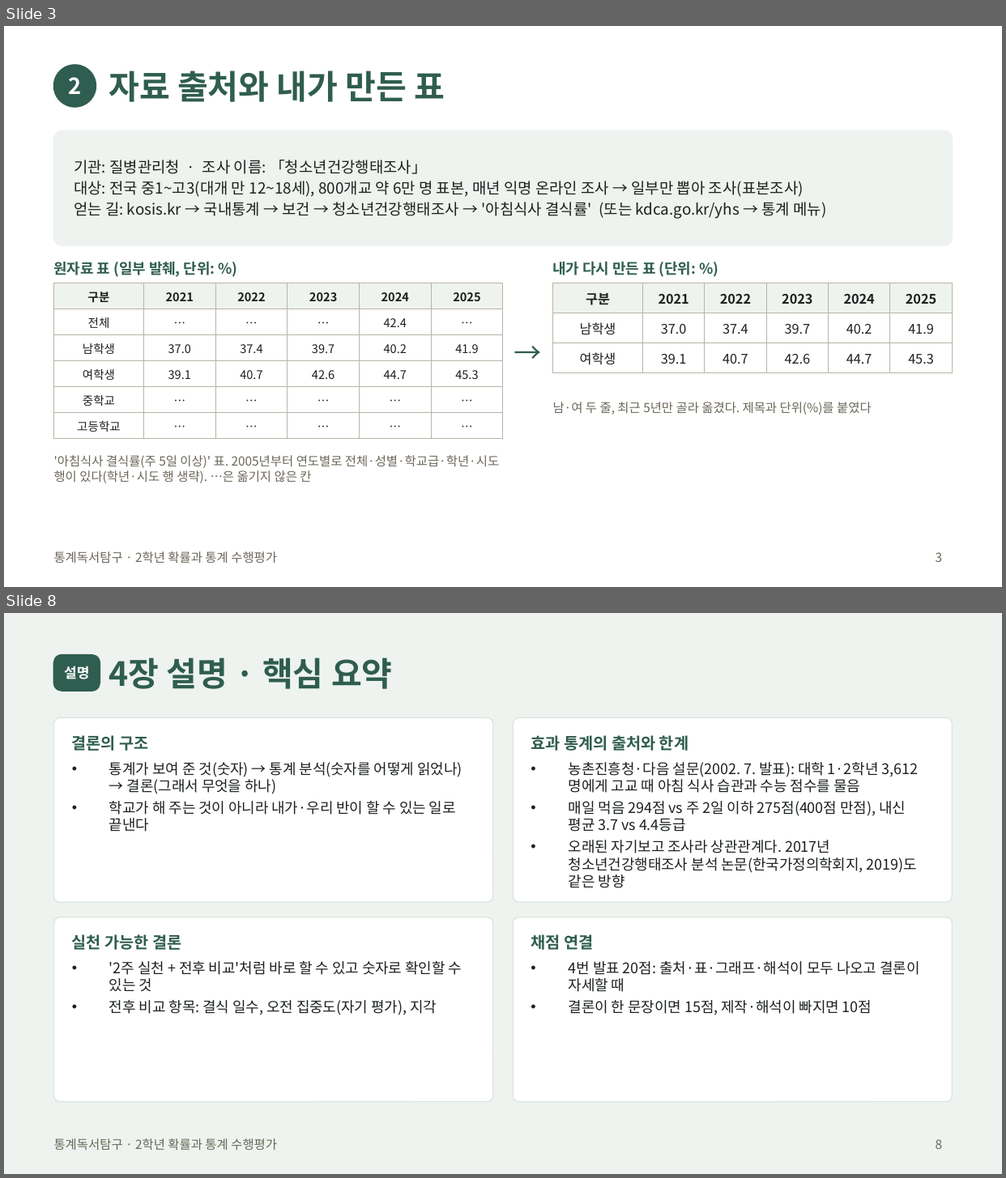
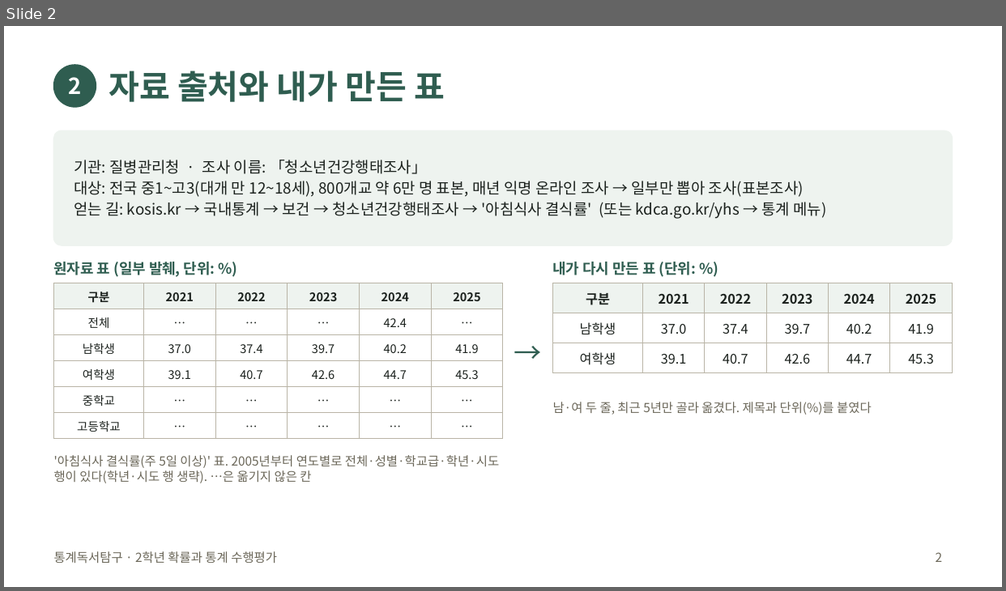
Before and after one commit to jaegeunsongsong/autobot, a slide deck: docs/2026-2학기-통계독서탐구-수행평가/발표예시-간호.pptx. Shown one above the other, each under a label of ours: slides 3 and 8 before the commit, slide 2 after it; the slides between them are not shown. The pictures are 1006x1178 and 1006x591 pixels, drawn with LibreOffice and Linux fonts; fonts in the diff are those of the drawing. Boxes give left, top, right and bottom in pixels: in the first picture for what was removed or moved away, otherwise in the second. Text is boxed around its words. In the diff, an @@ line names an element or a change of style, - is before the commit and + after.

```diff
--- a/docs/2026-2학기-통계독서탐구-수행평가/발표예시-간호.pptx
+++ b/docs/2026-2학기-통계독서탐구-수행평가/발표예시-간호.pptx
@@ slide 8 removed at <box>4,613,1002,1174</box>, background #EEF3EF; not listed: 1 template element that a slide beside it also shows @@
@@ rounded rectangle removed at <box>54,655,100,691</box> @@
@@ title removed at <box>108,658,393,689</box> @@
-4장 설명 · 핵심 요약
@@ text removed at <box>64,666,89,679</box> @@
-설명
@@ rounded rectangle removed at <box>54,717,493,902</box> @@
@@ rounded rectangle removed at <box>513,717,952,902</box> @@
@@ text removed at <box>72,735,149,751</box> @@
-결론의 구조
@@ text removed at <box>530,735,688,751</box> @@
-효과 통계의 출처와 한계
@@ text removed at <box>109,762,462,832</box> @@
-• 통계가 보여 준 것(숫자) → 통계 분석(숫자를 어떻게 읽었나) → 결론(그래서 무엇을 하나)
-• 학교가 해 주는 것이 아니라 내가·우리 반이 할 수 있는 일로 끝낸다
@@ text removed at <box>569,762,918,888</box> @@
-• 농촌진흥청·다음 설문(2002. 7. 발표): 대학 1·2학년 3,612명에게 고교 때 아침 식사 습관과 수능 점수를 물음
-• 매일 먹음 294점 vs 주 2일 이하 275점(400점 만점), 내신 평균 3.7 vs 4.4등급
-• 오래된 자기보고 조사라 상관관계다. 2017년 청소년건강행태조사 분석 논문(한국가정의학회지, 2019)도 같은 방향
@@ rounded rectangle removed at <box>54,918,493,1102</box> @@
@@ rounded rectangle removed at <box>513,918,952,1102</box> @@
@@ text removed at <box>72,935,181,950</box> @@
-실천 가능한 결론
@@ text removed at <box>530,935,593,950</box> @@
-채점 연결
@@ text removed at <box>109,961,462,1016</box> @@
-• '2주 실천 + 전후 비교'처럼 바로 할 수 있고 숫자로 확인할 수 있는 것
-• 전후 비교 항목: 결식 일수, 오전 집중도(자기 평가), 지각
@@ text removed at <box>569,961,919,1016</box> @@
-• 4번 발표 20점: 출처·표·그래프·해석이 모두 나오고 결론이 자세할 때
-• 결론이 한 문장이면 15점, 제작·해석이 빠지면 10점
@@ page number removed at <box>936,1139,943,1149</box> @@
-8
@@ what was slide 3 is now slide 2 @@
@@ page number at <box>936,552,943,562</box>: text changed @@
-3
+2
```
Also in this commit, not shown: 2 slides changed, 3 other slides removed, 8 other files.
